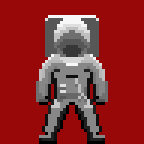
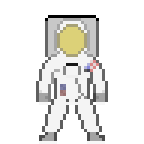
The second (144, 144) image is a revision of the first. Changes to its layers:
added layer "Bottom Lit" above "Top Lit" over [36, 15, 108, 144]
hid "Top Lit", opacity 100% → 0%, painted on it over [36, 15, 108, 144]
showed "Base Lineart", opacity 100% → 53% over [36, 15, 108, 144]
"Diffuse Map": opacity 100% → 58% over [36, 15, 108, 144]
hid "Working Background", opacity 100% → 87% over [0, 0, 144, 144]
